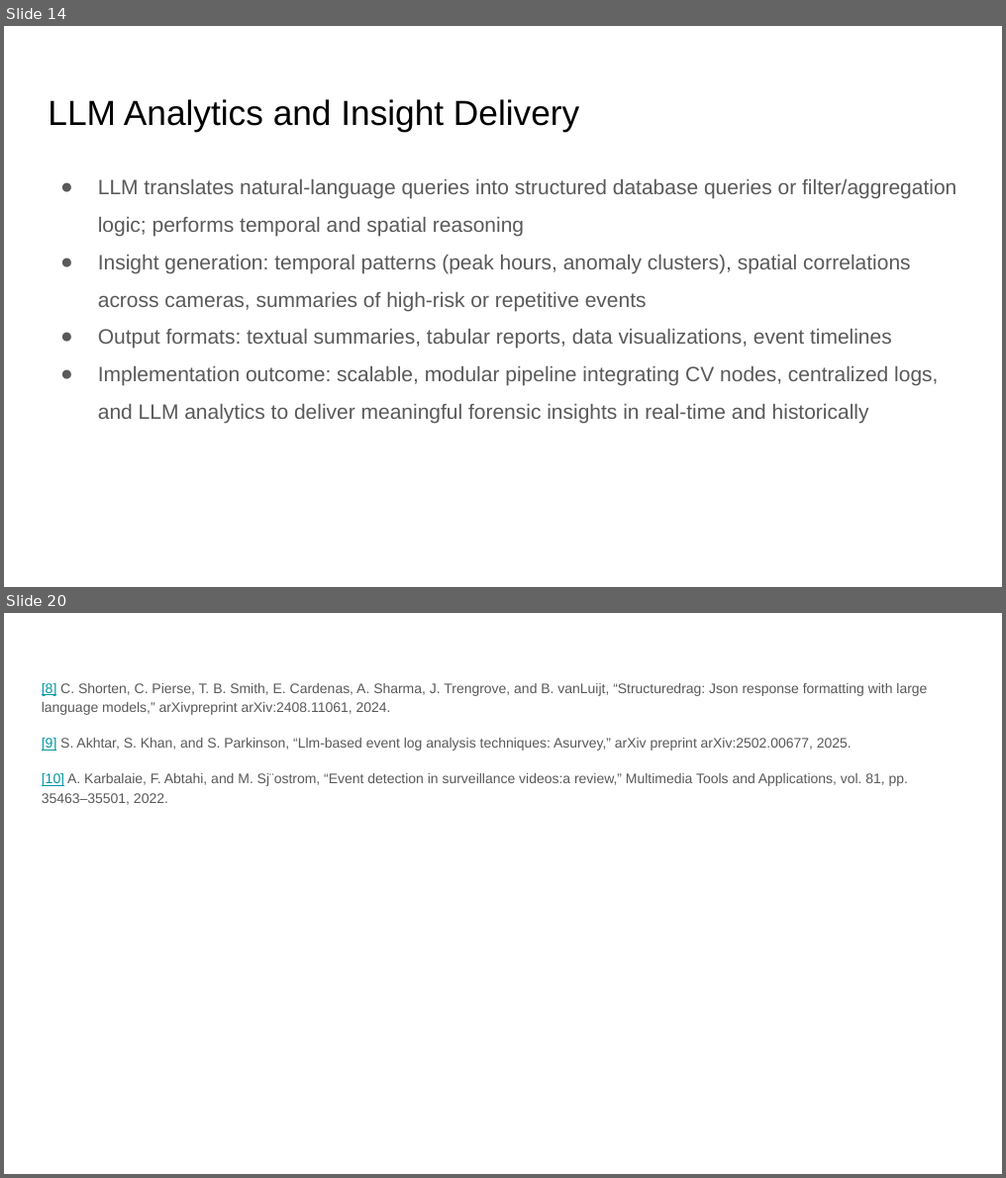
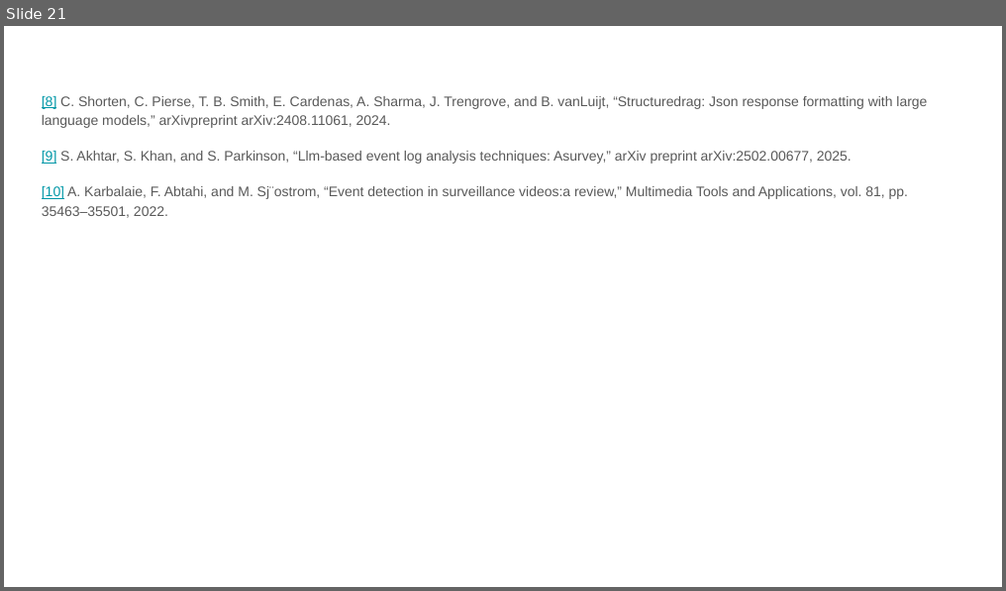
Before and after one commit to Avadh-Ladani-0/vForensIQ, a slide deck: Report/MP_24MCD009.pptx. Shown one above the other, each under a label of ours: slides 14 and 20 before the commit, slide 21 after it; the slides between them are not shown. The pictures are 1006x1178 and 1006x591 pixels, drawn with LibreOffice and Linux fonts; fonts in the diff are those of the drawing. Boxes give left, top, right and bottom in pixels: in the first picture for what was removed or moved away, otherwise in the second. Text is boxed around its words. In the diff, an @@ line names an element or a change of style, - is before the commit and + after.

Commit message:
augment data pipline / data added

```diff
--- a/Report/MP_24MCD009.pptx
+++ b/Report/MP_24MCD009.pptx
@@ slide 14 removed at box(4, 26, 1002, 587), background #FFFFFF @@
@@ title removed at box(48, 99, 579, 132) @@
-LLM Analytics and Insight Delivery
@@ text removed at box(98, 179, 956, 423) @@
-● LLM translates natural-language queries into structured database queries or filter/aggregation logic; performs temporal and spatial reasoning
-● Insight generation: temporal patterns (peak hours, anomaly clusters), spatial correlations across cameras, summaries of high-risk or repetitive events
-● Output formats: textual summaries, tabular reports, data visualizations, event timelines
-● Implementation outcome: scalable, modular pipeline integrating CV nodes, centralized logs, and LLM analytics to deliver meaningful forensic insights in real-time and historically
@@ what was slide 20 is now slide 21 @@
```
Also in this commit, not shown: 20 slides changed, 2 slides added, 5 other files.
